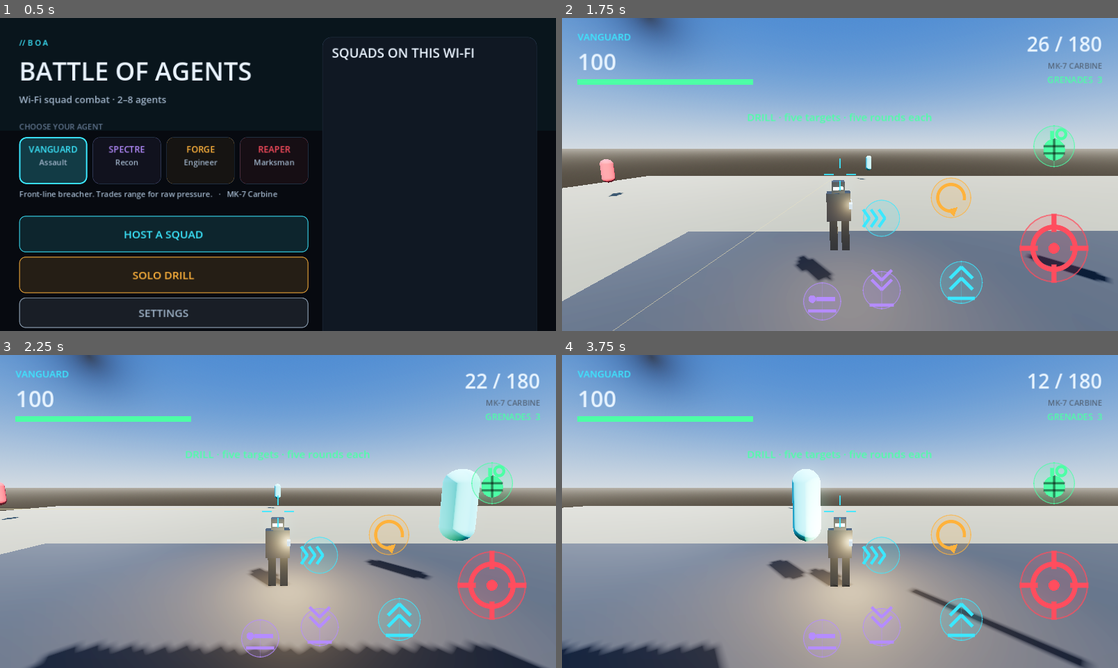
Above: before the commit, frames 1-4 (two rows, left to right).
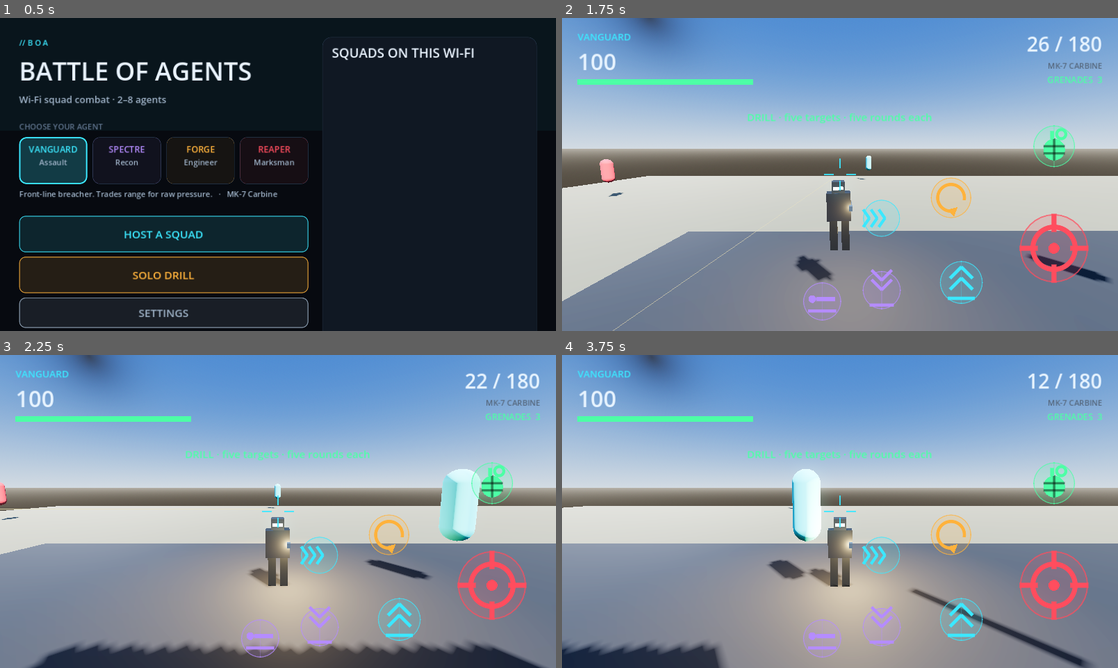
Above: after the commit, the same moments.

Repository: ElyasOmarcodes/My-Game
Game: Godot game, scene res://scenes/Main.tscn
Same seed, same stepped clock (60 frames per second), same inputs: the game is played once before the commit and once after it.
Inputs (mouse positions are in pixels of both pictures, inside the frame that each line leads up to):
- Up to frame 1 (0.5 s): no input
- Up to frame 2 (1.75 s): click "SOLO DRILL" at 0.5 s; tap Enter at 1.25 s; move the mouse to (962, 158) at 1.27 s; hold D from 1.28 s (still down); hold Ctrl from 1.28 s (still down); click (962, 158) at 1.42 s; tap Space at 1.52 s
- Up to frame 3 (2.25 s): release D at 2 s; release Ctrl at 2 s; drag from (166, 527) to (250, 574) at 2.02 s
- Up to frame 4 (3.75 s): move the mouse to (895, 442) at 2.77 s; hold D 2.78-3.5 s; hold Ctrl 2.78-3.5 s; drag from (812, 574) to (673, 464) at 3.52 s

Frame 1 is identical in both runs. In frame 2, 0.2% of the frame differs, in the area x 45-53%, y 52-78%; in frame 3, 0.4%; in frame 4, 0.4%, in the area x 43-53%, y 52-65%.

Commit message:
Colour the guns, rather than glaze them
The kit's gun bodies import untextured white, and a 24% tint over white reads as
white — all five weapons came out the same colour. The tint replaces the
material now, kept metallic so the shape still catches the light, and the five
colours are gunmetal rather than pastel.

Co-Authored-By: Claude Opus 5 <noreply@anthropic.com>
Claude-Session: https://claude.ai/code/session_0119TpATQDcJ6F48dj6VQkgu

Diff:
--- a/godot/scripts/game/agent_catalog.gd
+++ b/godot/scripts/game/agent_catalog.gd
@@ -45,35 +45,35 @@
 		"damage": 20.0, "rate": 8.5, "spread": 0.014, "clip": 30, "reserve": 180,
 		"reload": 1.7, "range": 120.0, "kick": 1.15,
 		"model_hint": "blaster.glb", "model_size": 0.52,
-		"tint": Color("#9FB9CC"), "voice": "blaster",
+		"tint": Color("#4A5560"), "voice": "blaster",
 	},
 	{
 		"id": "smg", "name": "Wasp SMG", "class": "Submachine gun",
 		"damage": 20.0, "rate": 13.0, "spread": 0.028, "clip": 35, "reserve": 210,
 		"reload": 1.4, "range": 62.0, "kick": 0.85,
 		"model_hint": "blaster-repeater", "model_size": 0.42,
-		"tint": Color("#B58CFF"), "voice": "blaster_repeater",
+		"tint": Color("#5B4E7A"), "voice": "blaster_repeater",
 	},
 	{
 		"id": "shotgun", "name": "Breaker 12", "class": "Shotgun",
 		"damage": 20.0, "rate": 1.9, "spread": 0.070, "clip": 8, "reserve": 56,
 		"reload": 2.6, "range": 28.0, "kick": 3.1,
 		"model_hint": "blaster-repeater", "model_size": 0.62,
-		"tint": Color("#C0763C"), "voice": "shotgun",
+		"tint": Color("#6E4526"), "voice": "shotgun",
 	},
 	{
 		"id": "sniper", "name": "Longshot", "class": "Marksman rifle",
 		"damage": 50.0, "rate": 1.1, "spread": 0.002, "clip": 6, "reserve": 36,
 		"reload": 2.4, "range": 260.0, "kick": 3.6,
 		"model_hint": "blaster.glb", "model_size": 0.74,
-		"tint": Color("#3E4A57"), "voice": "sniper",
+		"tint": Color("#23303A"), "voice": "sniper",
 	},
 	{
 		"id": "sidearm", "name": "Vex 9", "class": "Sidearm",
 		"damage": 20.0, "rate": 5.5, "spread": 0.020, "clip": 15, "reserve": 90,
 		"reload": 1.2, "range": 48.0, "kick": 1.0,
 		"model_hint": "blaster.glb", "model_size": 0.30,
-		"tint": Color("#D8D2C4"), "voice": "pistol",
+		"tint": Color("#7A7468"), "voice": "pistol",
 	},
 ]
 
--- a/godot/scripts/game/weapon_mount.gd
+++ b/godot/scripts/game/weapon_mount.gd
@@ -18,7 +18,7 @@
 static func attach(agent: Node3D, library: AssetLibrary, weapon: Dictionary,
 		model: Node3D) -> WeaponMount:
 	var mount := WeaponMount.new()
-	mount.position = Vector3(0.26, 1.22, 0.30)
+	mount.position = Vector3(0.26, 1.15, 0.22)
 	agent.add_child(mount)
 	mount._arm(library, weapon, model)
 	return mount
@@ -61,14 +61,18 @@
 	mesh.material_override = material
 	add_child(mesh)
 
-## A tint over the kit's own shading, not a coat of paint over it.
+## The gun bodies come out of the kit untextured white, so the weapon's colour
+## has to replace the material rather than glaze over it — an overlay on white
+## just reads as white. Kept metallic, so the shape still catches the light.
 func _paint(node: Node, tint: Color) -> void:
 	for child in node.get_children():
 		if child is MeshInstance3D:
-			var overlay := StandardMaterial3D.new()
-			overlay.albedo_color = Color(tint.r, tint.g, tint.b, 0.24)
-			overlay.transparency = BaseMaterial3D.TRANSPARENCY_ALPHA
-			(child as MeshInstance3D).material_overlay = overlay
+			var material := StandardMaterial3D.new()
+			material.albedo_color = tint
+			material.metallic = 0.55
+			material.metallic_specular = 0.6
+			material.roughness = 0.38
+			(child as MeshInstance3D).material_override = material
 		_paint(child, tint)
 
 ## Call once a frame from the agent that owns it.
